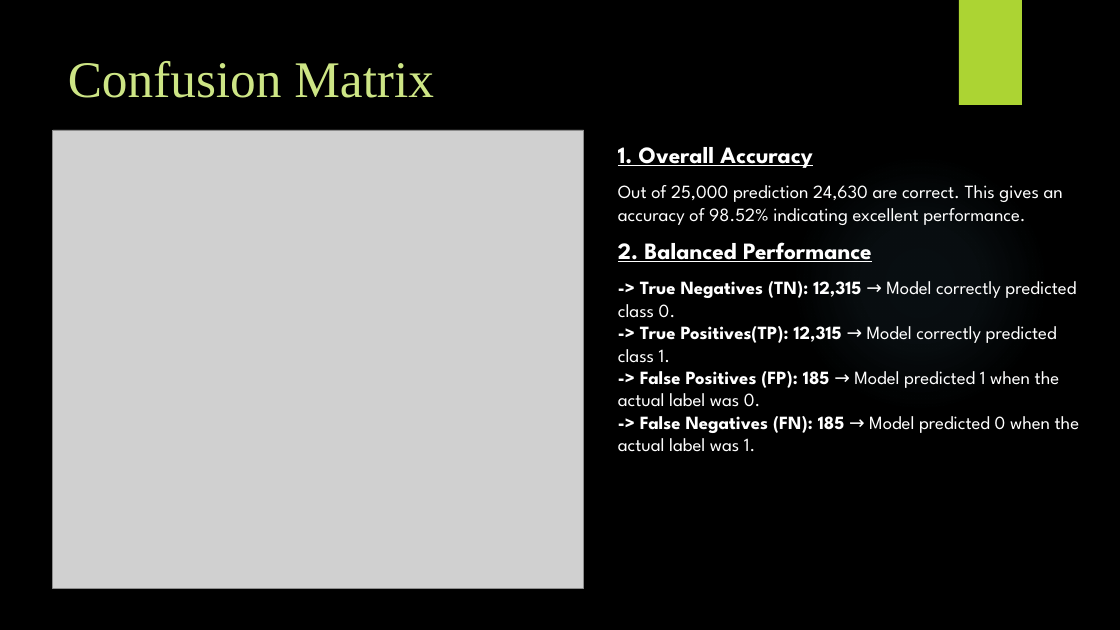
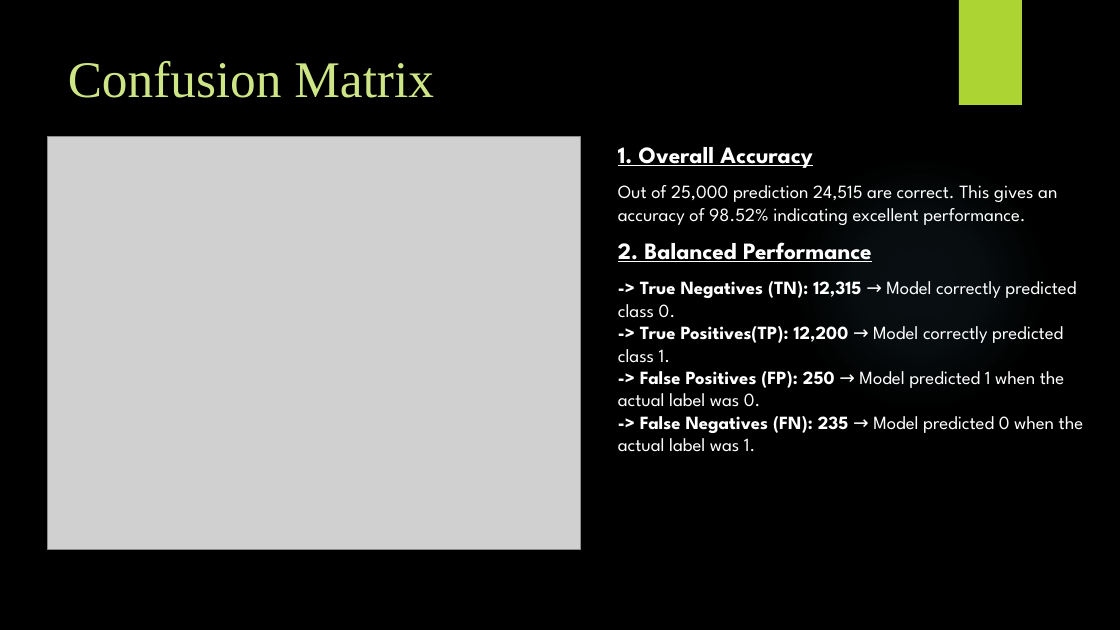
Before and after one commit to Subrat1920/IMDB-Sentiment-Analysis, a slide deck: slide 10 of Sentiment Analysis Final PPT.pptx. Drawn at 1120x630 pixels with LibreOffice and Linux fonts; fonts in the diff are those of the drawing; grey boxes stand for pictures; background and template pictures are left out. Boxes give left, top, right and bottom in pixels: in the first picture for what was removed or moved away, otherwise in the second. Text is boxed around its words. In the diff, an @@ line names an element or a change of style, - is before the commit and + after.

Commit message:
Updated PPT

```diff
--- a/Sentiment Analysis Final PPT.pptx
+++ b/Sentiment Analysis Final PPT.pptx
@@ picture resized from (x1=53, y1=130, x2=584, y2=589) to (x1=48, y1=136, x2=580, y2=550) @@
@@ text at (x1=618, y1=185, x2=1057, y2=225): text changed @@
-Out of 25,000 prediction 24,630 are correct. This gives an accuracy of 98.52% indicating excellent performance.
+Out of 25,000 prediction 24,515 are correct. This gives an accuracy of 98.52% indicating excellent performance.
@@ text at (x1=618, y1=326, x2=1083, y2=452): text changed @@
--> True Positives(TP): 12,315 → Model correctly predicted class 1.
--> False Positives (FP): 185 → Model predicted 1 when the actual label was 0.
--> False Negatives (FN): 185 → Model predicted 0 when the actual label was 1.
+-> True Positives(TP): 12,200 → Model correctly predicted class 1.
+-> False Positives (FP): 250 → Model predicted 1 when the actual label was 0.
+-> False Negatives (FN): 235 → Model predicted 0 when the actual label was 1.
```
Also in this commit, not shown: 5 other slides changed, 2 slides added, 1 slide removed.
